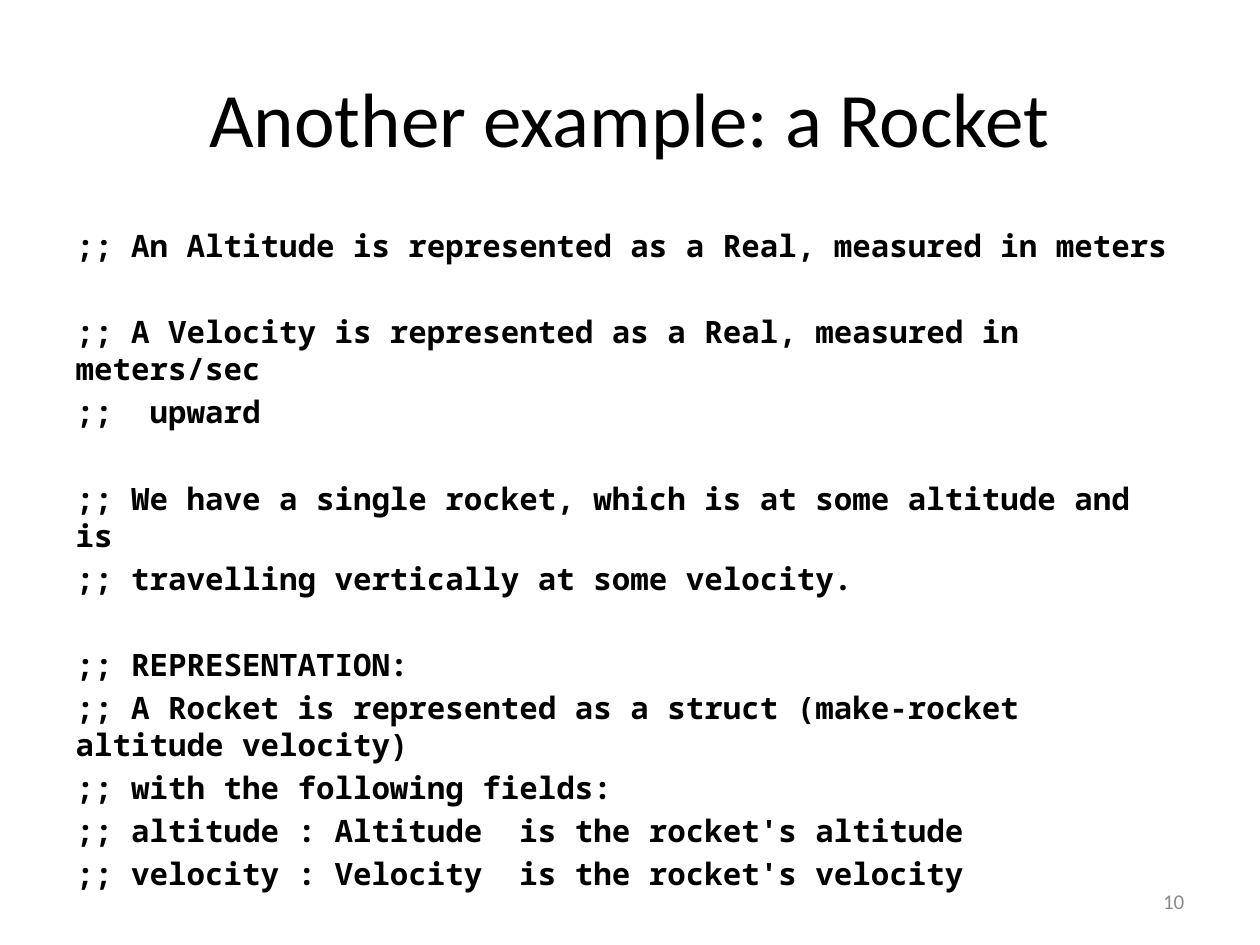
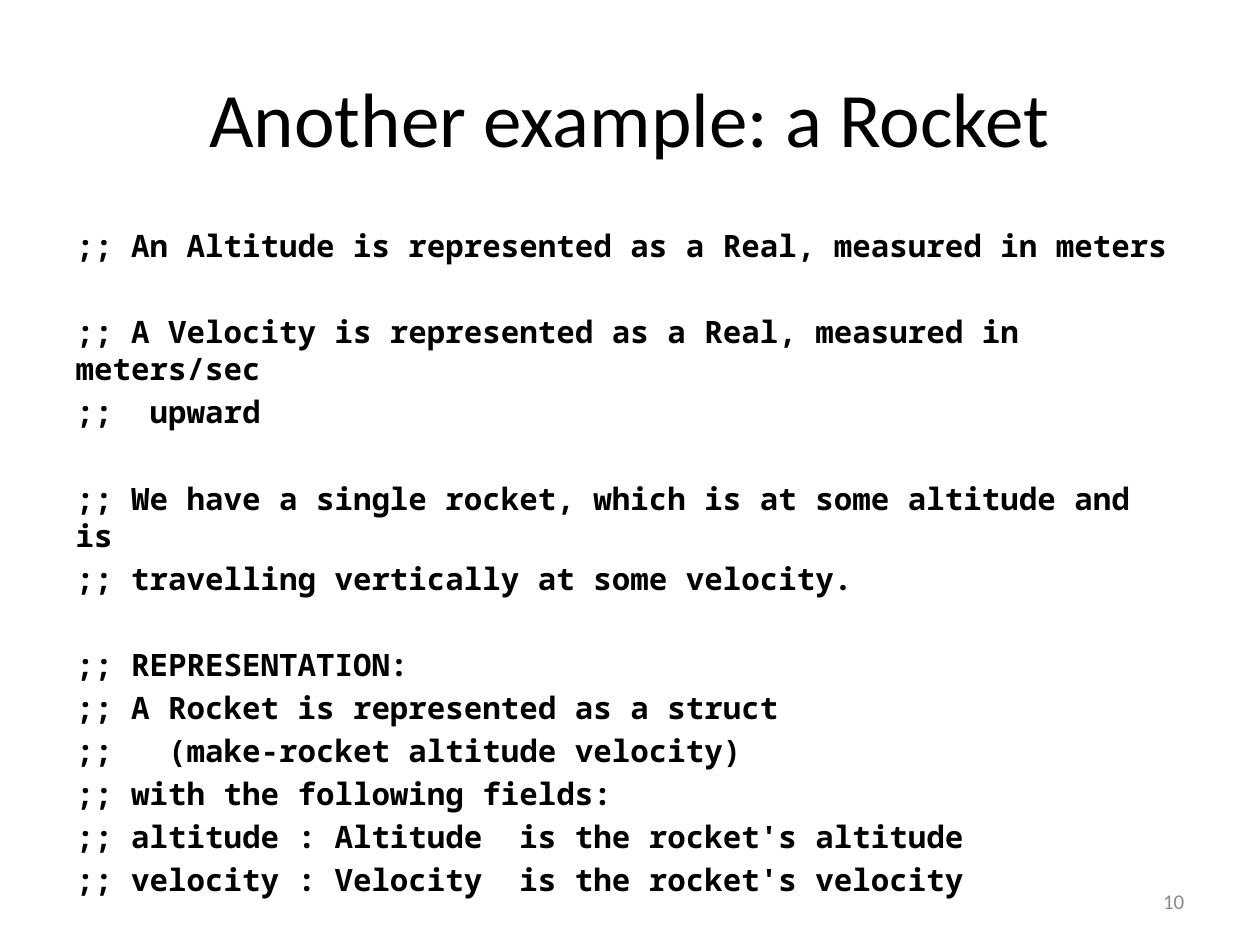
Before and after one commit to mwand/cs5010f17, a slide deck: slide 10 of Slides/Lesson 1.3 The Data Design Recipe.pptx. Drawn at 1260x945 pixels with LibreOffice and Linux fonts; fonts in the diff are those of the drawing. Boxes give left, top, right and bottom in pixels: in the first picture for what was removed or moved away, otherwise in the second. Text is boxed around its words. In the diff, an @@ line names an element or a change of style, - is before the commit and + after.

```diff
--- a/Slides/Lesson 1.3 The Data Design Recipe.pptx
+++ b/Slides/Lesson 1.3 The Data Design Recipe.pptx
@@ text at (x1=131, y1=695, x2=778, y2=770): text changed @@
-;; A Rocket is represented as a struct (make-rocket altitude velocity)
+;; A Rocket is represented as a struct
+;; (make-rocket altitude velocity)
```
Also in this commit, not shown: 10 other files.
